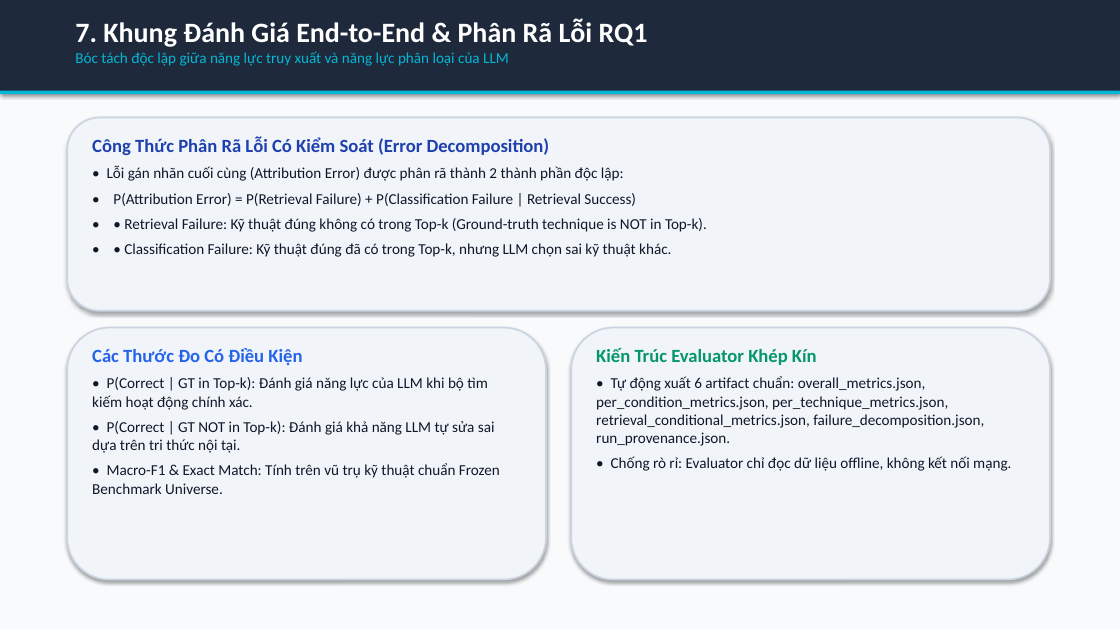
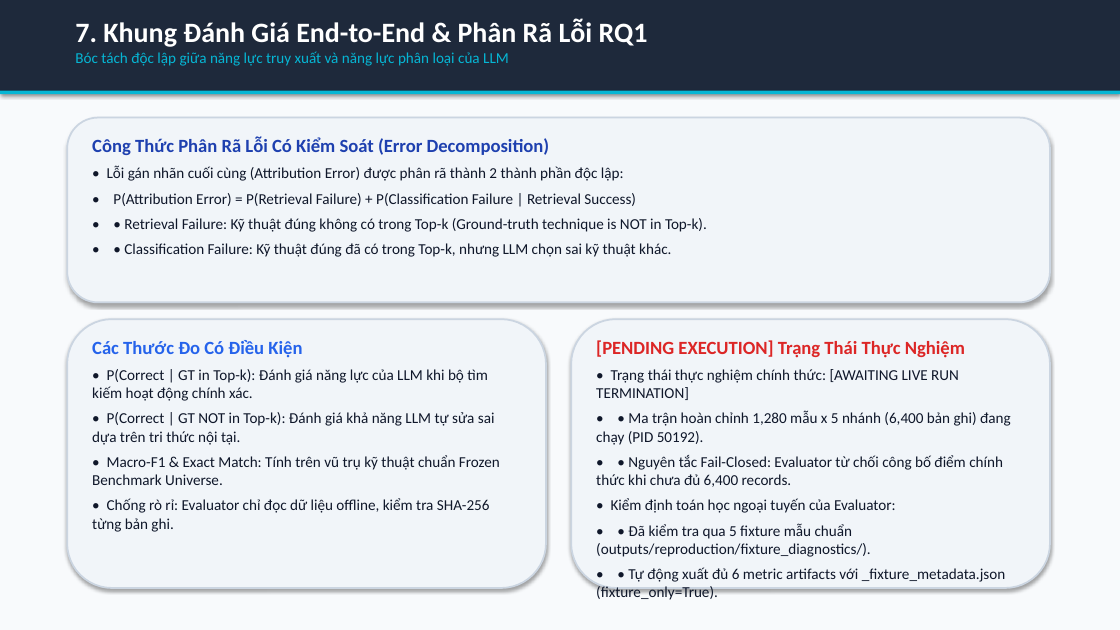
Before and after one commit to habachcp6/RAG2ATTCK, a slide deck: slide 8 of docs/presentation/slides.pptx. Drawn at 1120x630 pixels with LibreOffice and Linux fonts; fonts in the diff are those of the drawing. Boxes give left, top, right and bottom in pixels: in the first picture for what was removed or moved away, otherwise in the second. Text is boxed around its words. In the diff, an @@ line names an element or a change of style, - is before the commit and + after.

```diff
--- a/docs/presentation/slides.pptx
+++ b/docs/presentation/slides.pptx
@@ rounded rectangle: place and size @@
-rounded rectangle at box(67, 118, 1050, 311)
+rounded rectangle at box(67, 118, 1050, 302)
@@ rounded rectangle: place and size @@
-rounded rectangle at box(67, 328, 546, 580)
+rounded rectangle at box(67, 319, 546, 588)
@@ rounded rectangle: place and size @@
-rounded rectangle at box(571, 328, 1050, 580)
+rounded rectangle at box(571, 319, 1050, 588)
@@ text "Các Thước Đo Có Điều ...": place and size @@
-text "Các Thước Đo Có Điều ..." at box(92, 348, 500, 494)
+text "Các Thước Đo Có Điều ..." at box(92, 340, 500, 532)
@@ text at box(596, 340, 1011, 582): text changed @@
-Kiến Trúc Evaluator Khép Kín
-• Tự động xuất 6 artifact chuẩn: overall_metrics.json, per_condition_metrics.json, per_technique_metrics.json, retrieval_conditional_metrics.json, failure_decomposition.json, run_provenance.json.
-• Chống rò rỉ: Evaluator chỉ đọc dữ liệu offline, không kết nối mạng.
+[PENDING EXECUTION] Trạng Thái Thực Nghiệm
+• Trạng thái thực nghiệm chính thức: [AWAITING LIVE RUN TERMINATION]
+• • Ma trận hoàn chỉnh 1,280 mẫu x 5 nhánh (6,400 bản ghi) đang chạy (PID 50192).
+• • Nguyên tắc Fail-Closed: Evaluator từ chối công bố điểm chính thức khi chưa đủ 6,400 records.
+• Kiểm định toán học ngoại tuyến của Evaluator:
+• • Đã kiểm tra qua 5 fixture mẫu chuẩn (outputs/reproduction/fixture_diagnostics/).
+• • Tự động xuất đủ 6 metric artifacts với _fixture_metadata.json (fixture_only=True).
@@ text at box(92, 498, 490, 532): paragraph added @@
+• Chống rò rỉ: Evaluator chỉ đọc dữ liệu offline, kiểm tra SHA-256 từng bản ghi.
```
Also in this commit, not shown: 2 other slides changed, 19 other files.
